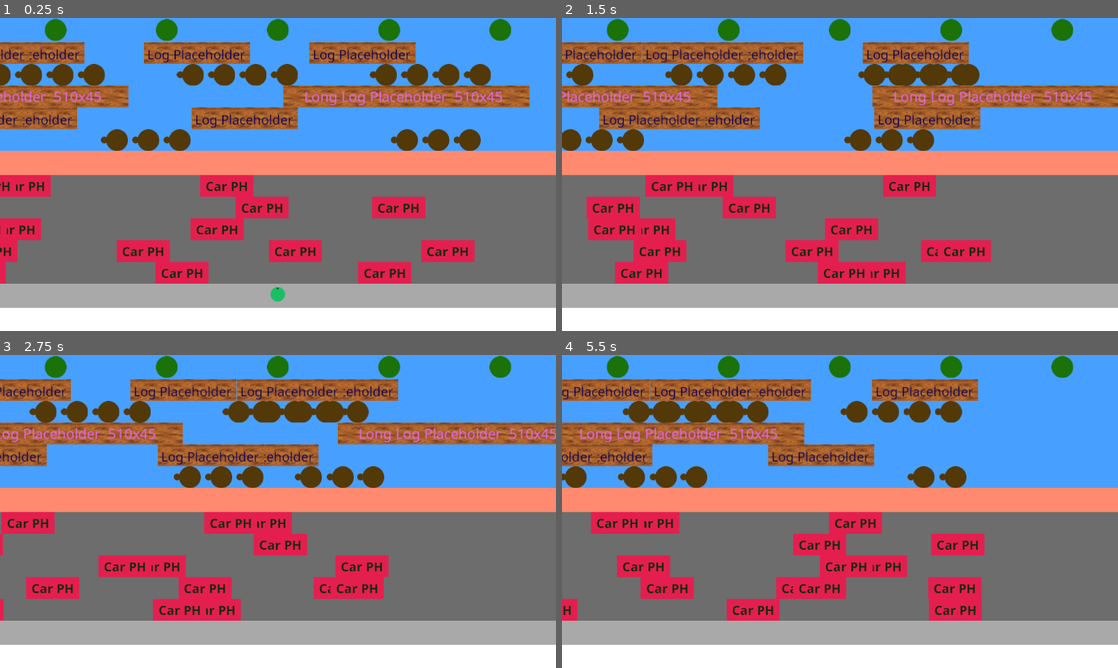
Above: before the commit, frames 1-4 (two rows, left to right).
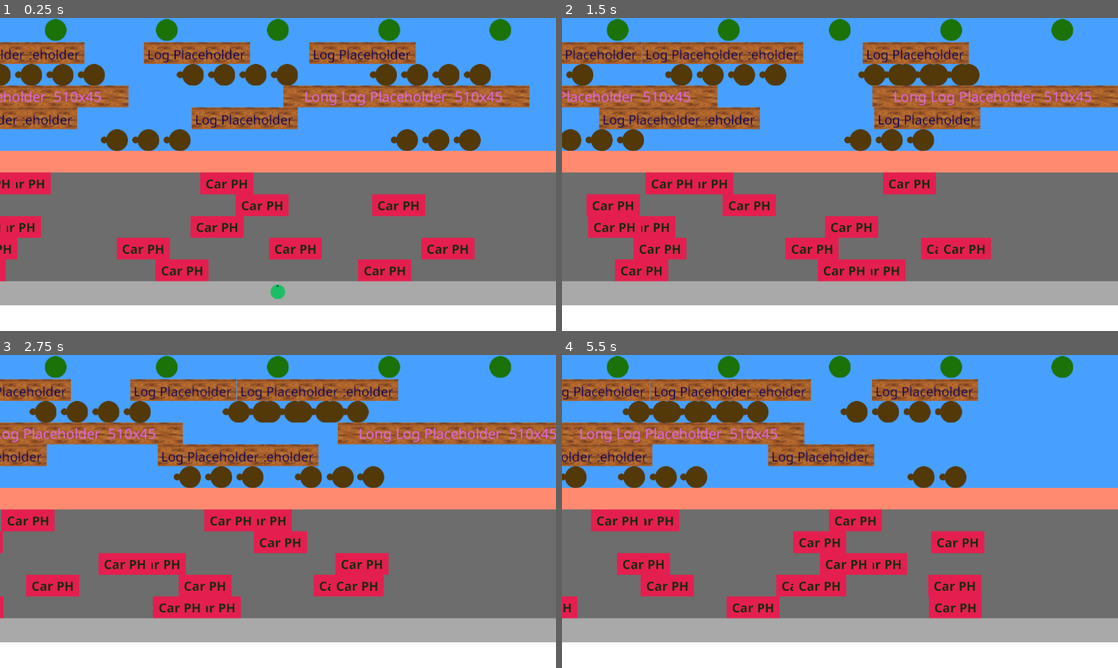
Above: after the commit, the same moments.

Repository: smarthall/20games
Game: Godot game, scene res://road_river_level.tscn
Two runs of this game, one before a commit and one after it. Both use one fixed random seed, a clock stepped at 60 frames per second and the inputs below.
Inputs:
- Up to frame 1 (0.25 s): no input
- Up to frame 2 (1.5 s): hold Right (right) 0.53-1.28 s; hold Down (down) from 1.28 s (still down)
- Up to frame 3 (2.75 s): release Down (down) at 2.03 s; hold Right (right) from 2.03 s (still down)
- Up to frame 4 (5.5 s): release Right (right) at 2.78 s; hold Up (up) 2.78-3.53 s; hold Left (left) 3.53-5.03 s; hold Down (down) from 5.03 s (still down)

The runs differ from the first frame. In frame 1, 5.4% of the frame differs, in the area x 0-100%, y 49-93%; in frame 2, 5.5%; in frame 3, 5.1%; in frame 4, 5.5%.

Commit message:
Collect collisions from game objects

Diff:
--- a/frogger/obstacle.tscn
+++ b/frogger/obstacle.tscn
@@ -24,7 +24,7 @@
 
 [node name="AnimatedSprite2D" type="AnimatedSprite2D" parent="."]
 sprite_frames = SubResource("SpriteFrames_vcivv")
-frame_progress = 0.0337689
+frame_progress = 0.849711
 
 [node name="StaticBody2D" type="StaticBody2D" parent="."]
 
--- a/frogger/player.gd
+++ b/frogger/player.gd
@@ -1,26 +1,41 @@
 extends Node2D
+class_name Player
+
+signal player_death
 
 @export var jump_distance: float = 0.0
 @export var move_speed: float = 200.0
+
+@onready var _ray: ShapeCast2D = $ShapeCast2D
+
+var _in_air := false
 
 const ROTATION_UP := 0.0
 const ROTATION_DOWN := 180.0
 const ROTATION_LEFT := -90.0
 const ROTATION_RIGHT := 90.0
 
-func _process(delta: float) -> void:
-    if Input.is_action_pressed("left"):
-        position.x -= move_speed * delta
-        rotation_degrees = ROTATION_LEFT
+func _physics_process(delta: float) -> void:
+	if _in_air:
+		return
 
-    elif Input.is_action_pressed("right"):
-        position.x += move_speed * delta
-        rotation_degrees = ROTATION_RIGHT
+	if Input.is_action_pressed("left"):
+		position.x -= move_speed * delta
+		rotation_degrees = ROTATION_LEFT
 
-    elif Input.is_action_just_pressed("up"):
-        position.y -= jump_distance
-        rotation_degrees = ROTATION_UP
+	elif Input.is_action_pressed("right"):
+		position.x += move_speed * delta
+		rotation_degrees = ROTATION_RIGHT
 
-    elif Input.is_action_just_pressed("down"):
-        position.y += jump_distance
-        rotation_degrees = ROTATION_DOWN
+	elif Input.is_action_just_pressed("up"):
+		position.y -= jump_distance
+		rotation_degrees = ROTATION_UP
+
+	elif Input.is_action_just_pressed("down"):
+		position.y += jump_distance
+		rotation_degrees = ROTATION_DOWN
+
+	_ray.force_shapecast_update()
+	if _ray.is_colliding():
+		var collider = _ray.get_collider(0)
+		print("Collision: ", collider.name)
--- a/frogger/player.tscn
+++ b/frogger/player.tscn
@@ -14,11 +14,16 @@
 "speed": 5.0
 }]
 
+[sub_resource type="CircleShape2D" id="CircleShape2D_onrkg"]
+radius = 2.0
+
 [node name="Player" type="Node2D"]
 script = ExtResource("1_4flbx")
+metadata/_custom_type_script = "uid://cbq7lg8ais280"
 
 [node name="AnimatedSprite2D" type="AnimatedSprite2D" parent="."]
 sprite_frames = SubResource("SpriteFrames_i3pqv")
 
-[node name="RayCast2D" type="RayCast2D" parent="."]
+[node name="ShapeCast2D" type="ShapeCast2D" parent="."]
+shape = SubResource("CircleShape2D_onrkg")
 target_position = Vector2(0, 0)
--- a/frogger/road_river_level.gd
+++ b/frogger/road_river_level.gd
@@ -1 +1,9 @@
 extends Node2D
+
+@onready var _player: Player = $%Player
+@onready var _start_zone := $StartZone
+@onready var _initial_player_pos := _player.global_position
+
+func _on_player_player_death() -> void:
+	_player.reparent(_start_zone)
+	_player.global_position = _initial_player_pos
--- a/frogger/road_river_level.tscn
+++ b/frogger/road_river_level.tscn
@@ -35,6 +35,7 @@
 anchor_top = 1.0
 anchor_right = 1.0
 anchor_bottom = 1.0
+offset_top = -53.0
 grow_horizontal = 2
 grow_vertical = 0
 
@@ -175,11 +176,11 @@
 
 [node name="ColorRect" type="ColorRect" parent="SafeZone"]
 offset_right = 1152.0
-offset_bottom = 50.0
+offset_bottom = 45.0
 color = Color(1, 0.541176, 0.439216, 1)
 
 [node name="Road" type="Node2D" parent="."]
-position = Vector2(0, 325)
+position = Vector2(0, 320)
 
 [node name="ColorRect" type="ColorRect" parent="Road"]
 offset_right = 1152.0
@@ -247,7 +248,7 @@
 config = ExtResource("7_fjl6j")
 
 [node name="StartZone" type="Node2D" parent="."]
-position = Vector2(0, 550)
+position = Vector2(0, 545)
 
 [node name="ColorRect" type="ColorRect" parent="StartZone"]
 offset_right = 1152.0
@@ -255,5 +256,8 @@
 color = Color(0.662452, 0.662452, 0.662452, 1)
 
 [node name="Player" parent="StartZone" instance=ExtResource("14_dhvvd")]
+unique_name_in_owner = true
 position = Vector2(576, 22.5)
 jump_distance = 45.0
+
+[connection signal="player_death" from="StartZone/Player" to="." method="_on_player_player_death"]
Not shown: 1 places in frogger/player.tscn that only renumber resources
